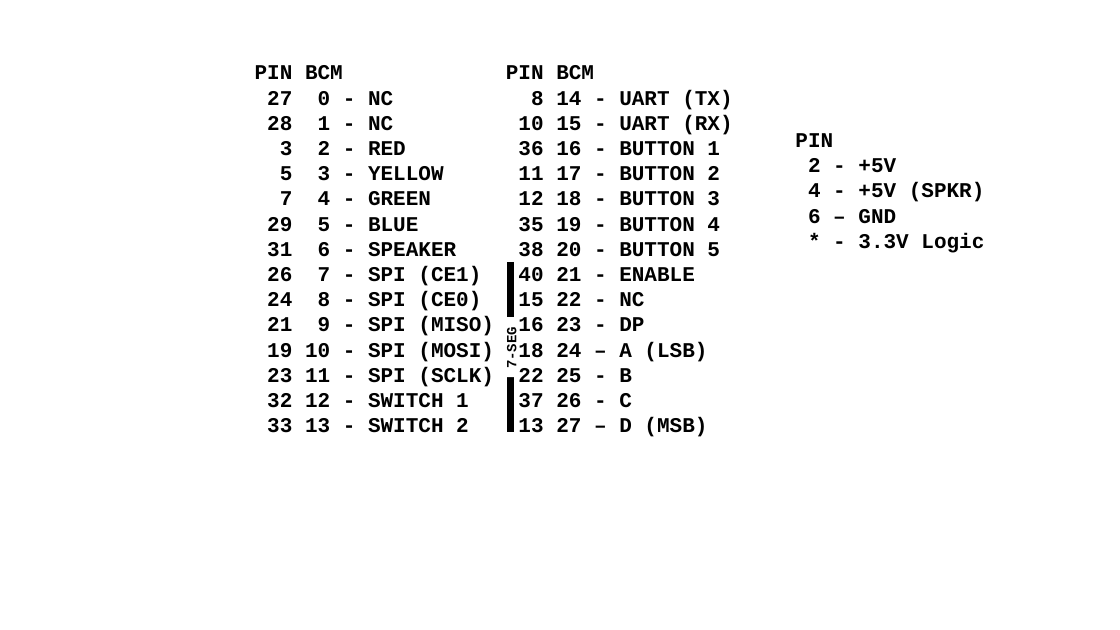
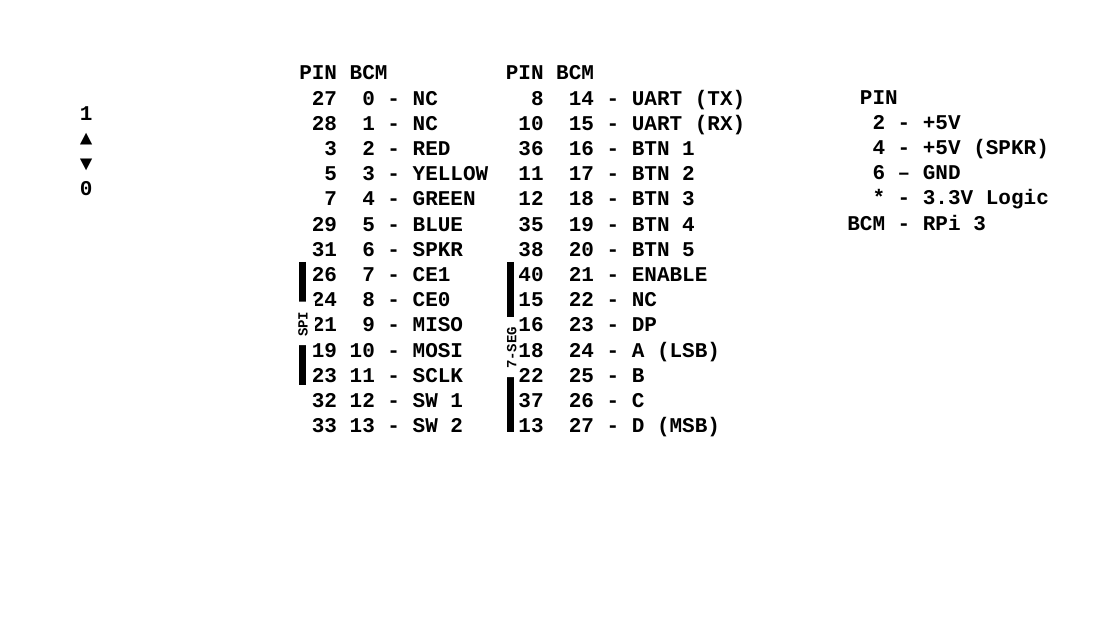
Before and after one commit to vilhelmen/accessory_board, a slide deck: slide 2 of images.pptx. Drawn at 1120x630 pixels with LibreOffice and Linux fonts; fonts in the diff are those of the drawing. Boxes give left, top, right and bottom in pixels: in the first picture for what was removed or moved away, otherwise in the second. Text is boxed around its words. In the diff, an @@ line names an element or a change of style, - is before the commit and + after.

```diff
--- a/images.pptx
+++ b/images.pptx
@@ text "PIN BCM": place and size @@
-text "PIN BCM" at box(255, 65, 494, 433)
+text "PIN BCM" at box(299, 65, 489, 433)
@@ text "PIN": place and size @@
-text "PIN" at box(795, 133, 985, 253)
+text "PIN" at box(847, 90, 1049, 231)
@@ text added at box(80, 106, 93, 195), 18 pt, text #000000, bold @@
+1
+▲
+▼
+0
@@ text at box(518, 141, 695, 257): text changed @@
-36 16 - BUTTON 1
-11 17 - BUTTON 2
-12 18 - BUTTON 3
-35 19 - BUTTON 4
-38 20 - BUTTON 5
+36 16 - BTN 1
+11 17 - BTN 2
+12 18 - BTN 3
+35 19 - BTN 4
+38 20 - BTN 5
@@ text at box(847, 215, 986, 231): paragraph added @@
+BCM - RPi 3
@@ line added from (302, 262) to (302, 385), #000000 6 pt @@
@@ text at box(312, 242, 463, 433): text changed @@
-31 6 - SPEAKER
-26 7 - SPI (CE1)
-24 8 - SPI (CE0)
-21 9 - SPI (MISO)
-19 10 - SPI (MOSI)
-23 11 - SPI (SCLK)
-32 12 - SWITCH 1
-33 13 - SWITCH 2
+31 6 - SPKR
+26 7 - CE1
+24 8 - CE0
+21 9 - MISO
+19 10 - MOSI
+23 11 - SCLK
+32 12 - SW 1
+33 13 - SW 2
@@ rectangle added at box(290, 302, 315, 345), fill #FFFFFF, 12 pt, text #000000, bold @@
+SPI
@@ text at box(518, 342, 720, 362): text changed @@
-18 24 – A (LSB)
+18 24 - A (LSB)
@@ text at box(518, 417, 720, 437): text changed @@
-13 27 – D (MSB)
+13 27 - D (MSB)
```
Also in this commit, not shown: 1 other slide changed, 5 other files.
